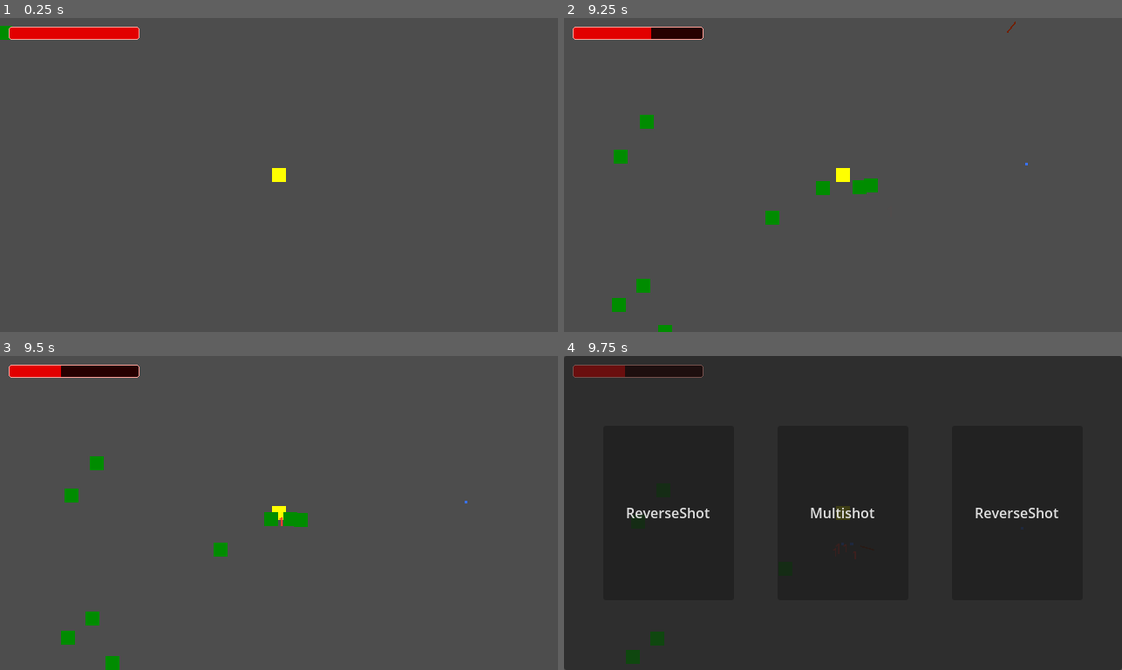
Above: before the commit, frames 1-4 (two rows, left to right).
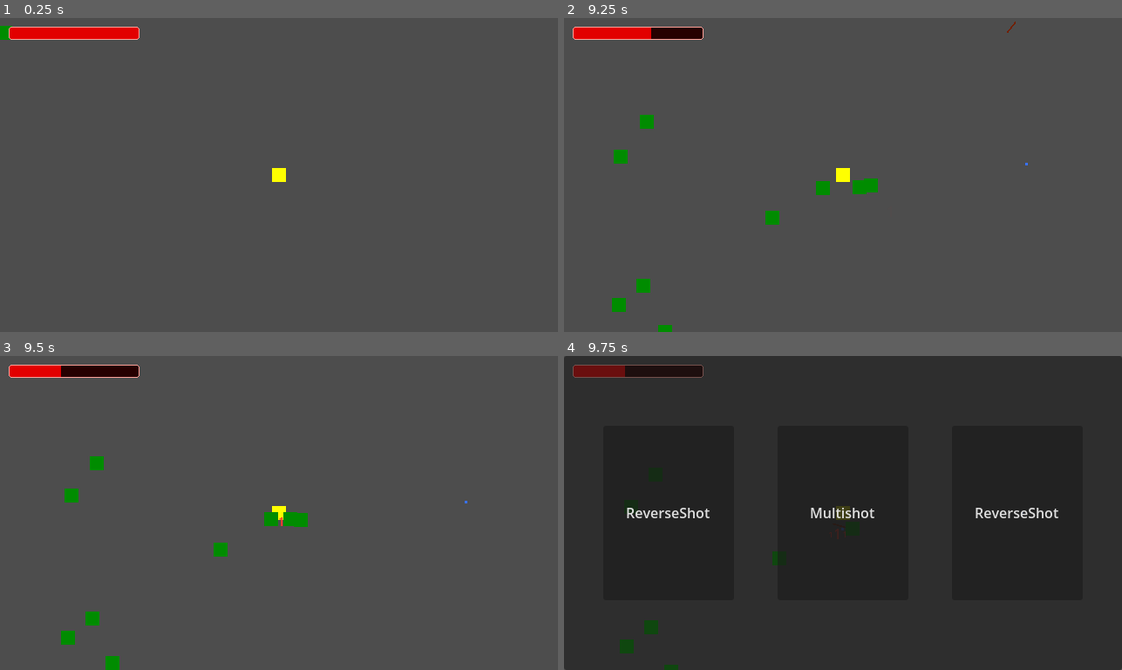
Above: after the commit, the same moments.

Repository: danilomacb/RAMter
Game: Godot game, scene res://Scenes/Game.tscn
Two runs of this game, one before a commit and one after it. Both use one fixed random seed, a clock stepped at 60 frames per second and the inputs below.
Inputs (mouse positions are in pixels of both pictures, inside the frame that each line leads up to):
- Up to frame 1 (0.25 s): no input
- Up to frame 2 (9.25 s): move the mouse to (965, 159) at 0.52 s; press the mouse at (965, 159) at 0.53 s; hold Right (MoveRight) 0.53-1.28 s; move the mouse to (731, 190) at 1.27 s; release the mouse at (731, 190) at 1.28 s; hold Down (MoveDown) 1.28-2.03 s; click (731, 190) at 1.35 s; move the mouse to (898, 105) at 2.02 s; press the mouse at (898, 105) at 2.03 s; hold Right (MoveRight) 2.03-2.78 s; move the mouse to (815, 237) at 2.77 s; release the mouse at (815, 237) at 2.78 s; hold Up (MoveUp) 2.78-3.53 s; click (815, 237) at 2.85 s; move the mouse to (1010, 222) at 3.52 s; press the mouse at (1010, 222) at 3.53 s; hold Left (MoveLeft) 3.53-5.03 s; move the mouse to (675, 127) at 4.27 s; release the mouse at (675, 127) at 4.28 s; click (675, 127) at 4.35 s; move the mouse to (870, 175) at 5.02 s; press the mouse at (870, 175) at 5.03 s; hold Down (MoveDown) 5.03-5.78 s; move the mouse to (759, 96) at 5.77 s; release the mouse at (759, 96) at 5.78 s; hold Right (MoveRight) 5.78-6.53 s; click (759, 96) at 5.85 s; move the mouse to (965, 159) at 6.52 s; press the mouse at (965, 159) at 6.53 s; hold Up (MoveUp) 6.53-7.28 s; move the mouse to (731, 190) at 7.27 s; release the mouse at (731, 190) at 7.28 s; hold Right (MoveRight) 7.28-8.03 s; click (731, 190) at 7.35 s; move the mouse to (898, 105) at 8.02 s; press the mouse at (898, 105) at 8.03 s; hold Down (MoveDown) 8.03-8.78 s; move the mouse to (815, 237) at 8.77 s; release the mouse at (815, 237) at 8.78 s; hold Left (MoveLeft) from 8.78 s (still down); click (815, 237) at 8.85 s
- Up to frame 3 (9.5 s): keep holding Left (MoveLeft)
- Up to frame 4 (9.75 s): move the mouse to (1010, 560) at 9.52 s; release Left (MoveLeft) at 9.53 s; press the mouse at (1010, 560) at 9.53 s; hold Up (MoveUp) from 9.53 s (still down)

Frames 1-3 are identical in both runs. In frame 4, 0.5% of the frame differs, in the area x 10-83%, y 49-100%.

Commit message:
pausing the game on lv up

Diff:
--- a/Scenes/Game.tscn
+++ b/Scenes/Game.tscn
@@ -28,6 +28,7 @@
 [node name="Timer" type="Timer" parent="EnemySpawnManager"]
 
 [node name="CanvasLayer" type="CanvasLayer" parent="."]
+process_mode = 3
 
 [node name="Control" type="Control" parent="CanvasLayer"]
 layout_mode = 3
--- a/Scripts/PlayerExp.gd
+++ b/Scripts/PlayerExp.gd
@@ -20,3 +20,4 @@
 	lv += 1
 	print("lv: " + str(lv))
 	get_node("/root/Game/CanvasLayer/Control/UpgradePanel").visible = true
+	get_tree().paused = true
--- a/Scripts/UpgradeCard.gd
+++ b/Scripts/UpgradeCard.gd
@@ -17,3 +17,4 @@
 func _on_pressed():
 	upgrades.AddUpgrade(currentUpgradeIndex)
 	get_parent().visible = false
+	get_tree().paused = false
